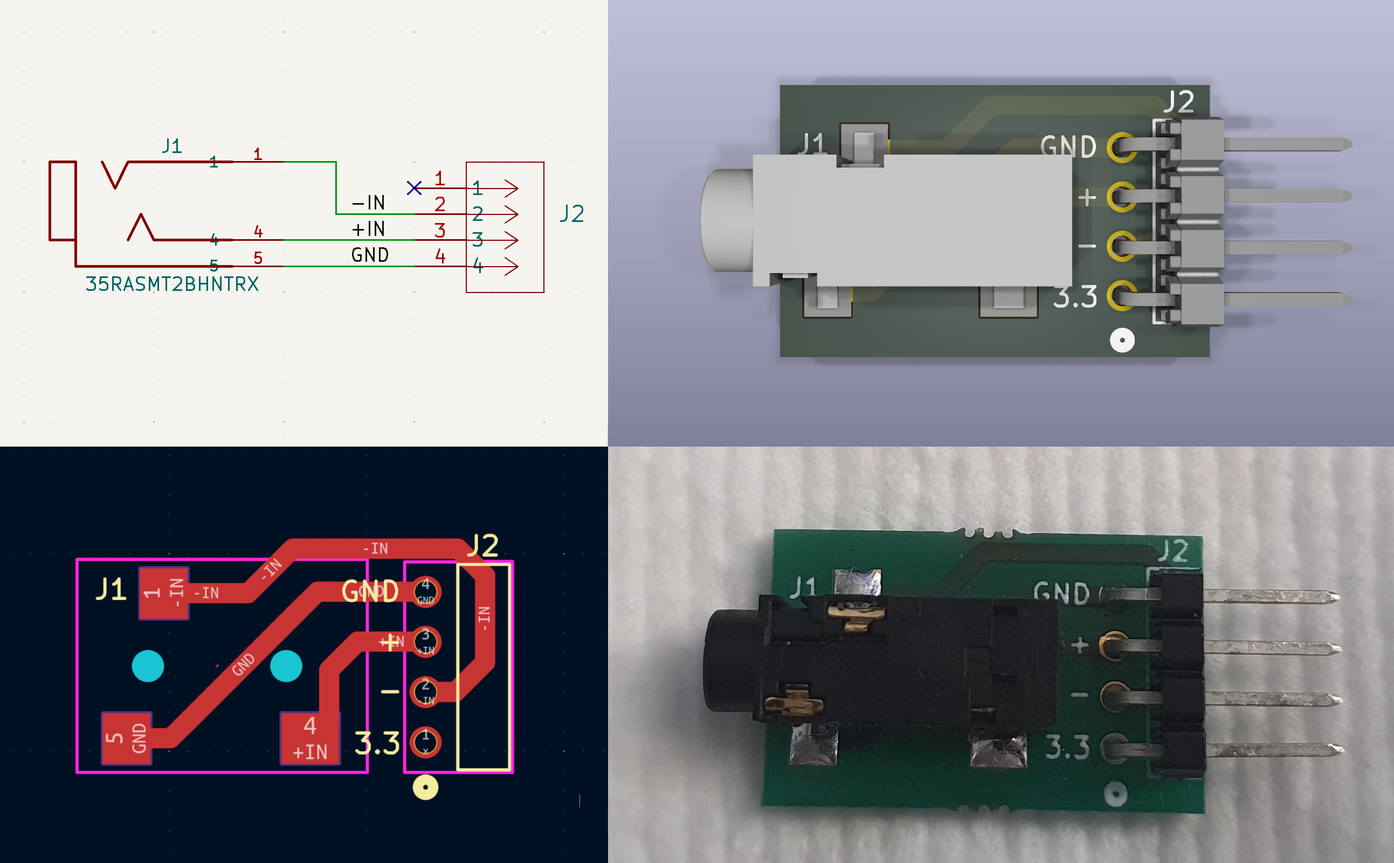
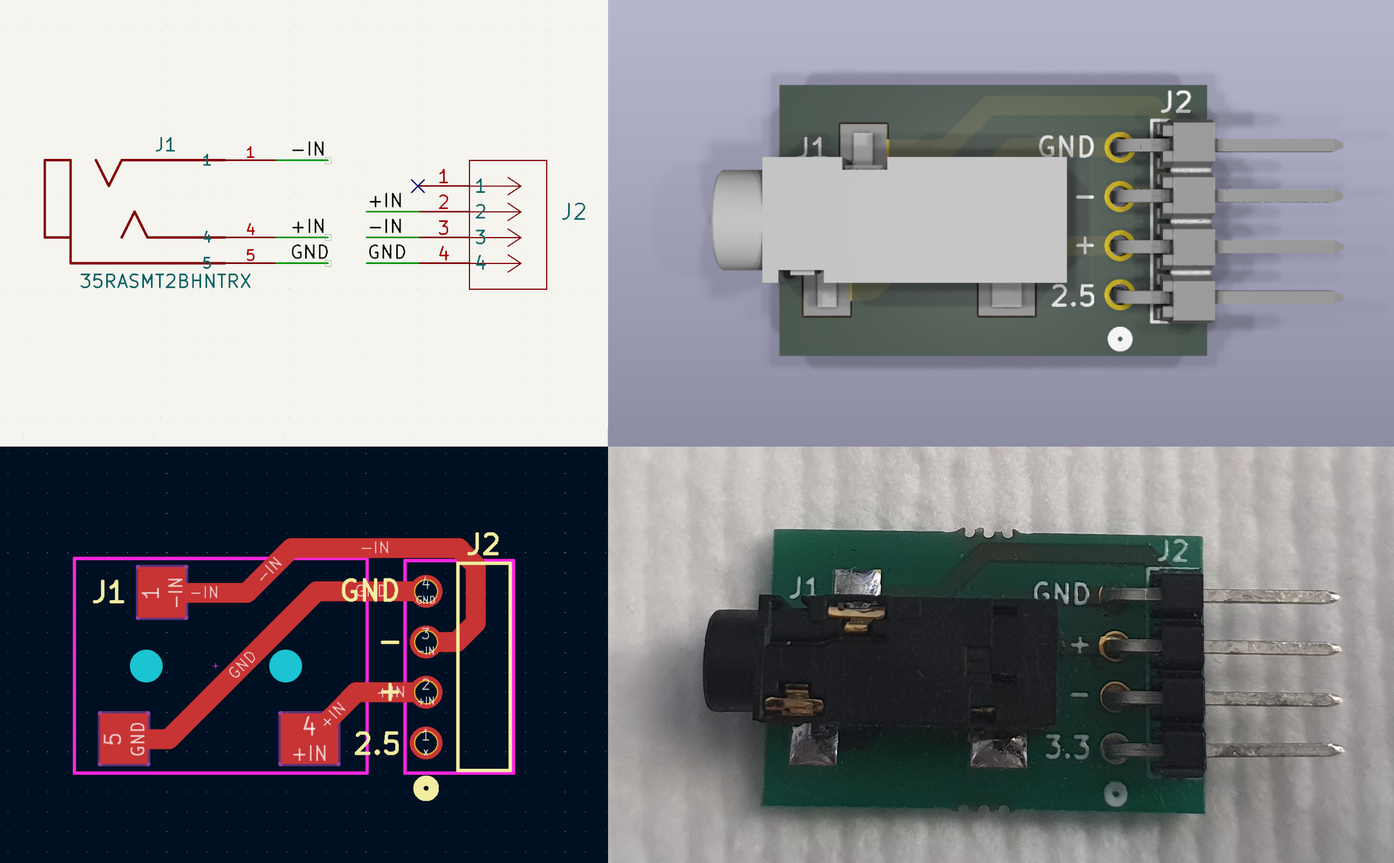
Comparing the layer stacks of the two 1394 × 863 images. Changes:
added layer "Pasted Layer #7" above "Pasted Layer #6" over (7, 453, 608, 853)
added layer "Pasted Layer #8" above "Pasted Layer #2" over (607, 0, 1394, 447)
added layer "Pasted Layer #5" above "Pasted Layer" over (5, 3, 779, 428)
